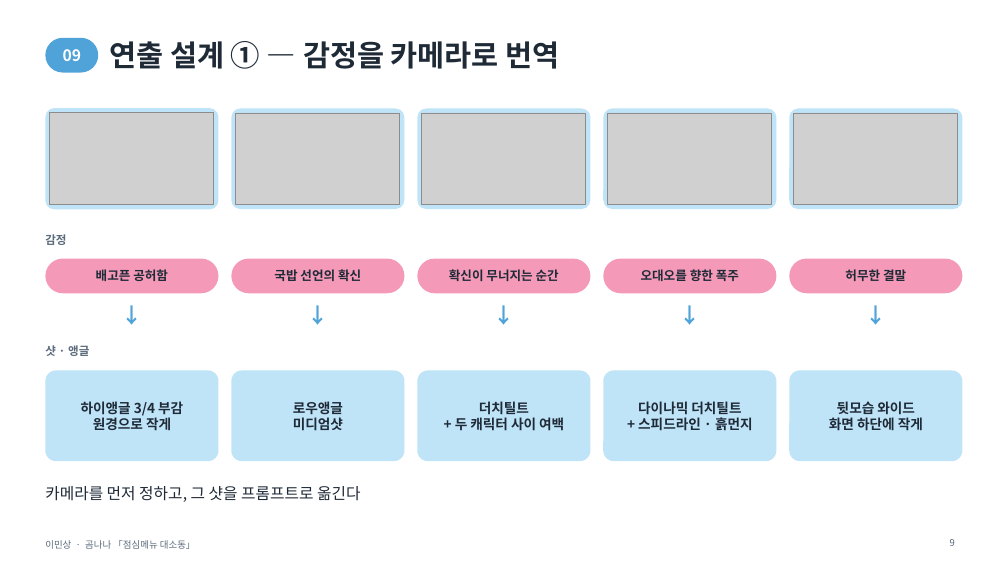
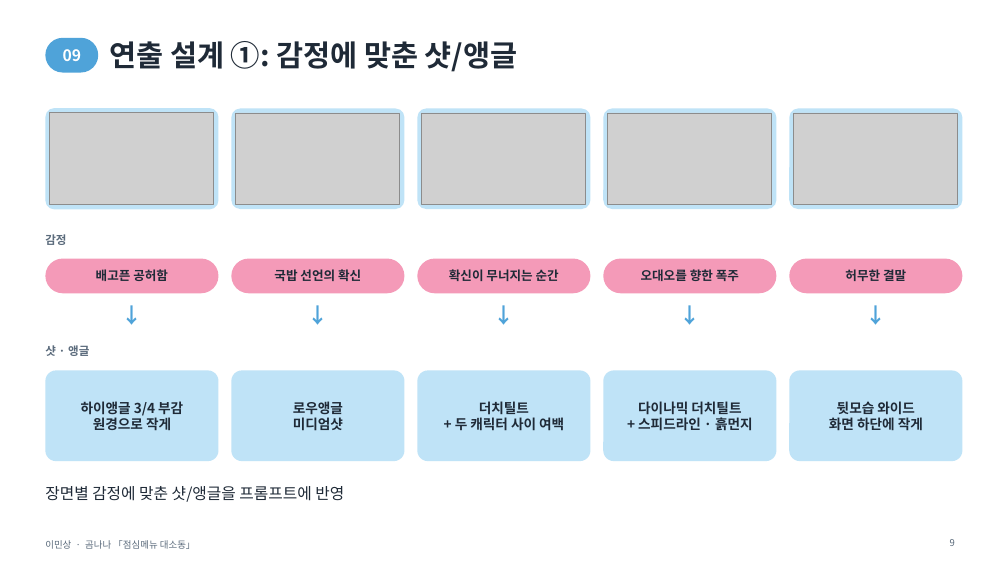
Before and after one commit to chikinx33/H-it, a slide deck: slide 9 of lms/이민상_포트폴리오.pptx. Drawn at 1008x567 pixels with LibreOffice and Linux fonts; fonts in the diff are those of the drawing; grey boxes stand for pictures. Boxes give left, top, right and bottom in pixels: in the first picture for what was removed or moved away, otherwise in the second. Text is boxed around its words. In the diff, an @@ line names an element or a change of style, - is before the commit and + after.

```diff
--- a/lms/이민상_포트폴리오.pptx
+++ b/lms/이민상_포트폴리오.pptx
@@ title at (110,41,517,72): text changed @@
-연출 설계 ① — 감정을 카메라로 번역
+연출 설계 ①: 감정에 맞춘 샷/앵글
@@ text at (45,486,344,502): text changed @@
-카메라를 먼저 정하고, 그 샷을 프롬프트로 옮긴다
+장면별 감정에 맞춘 샷/앵글을 프롬프트에 반영
```
Also in this commit, not shown: 20 other slides changed, 7 other files.
